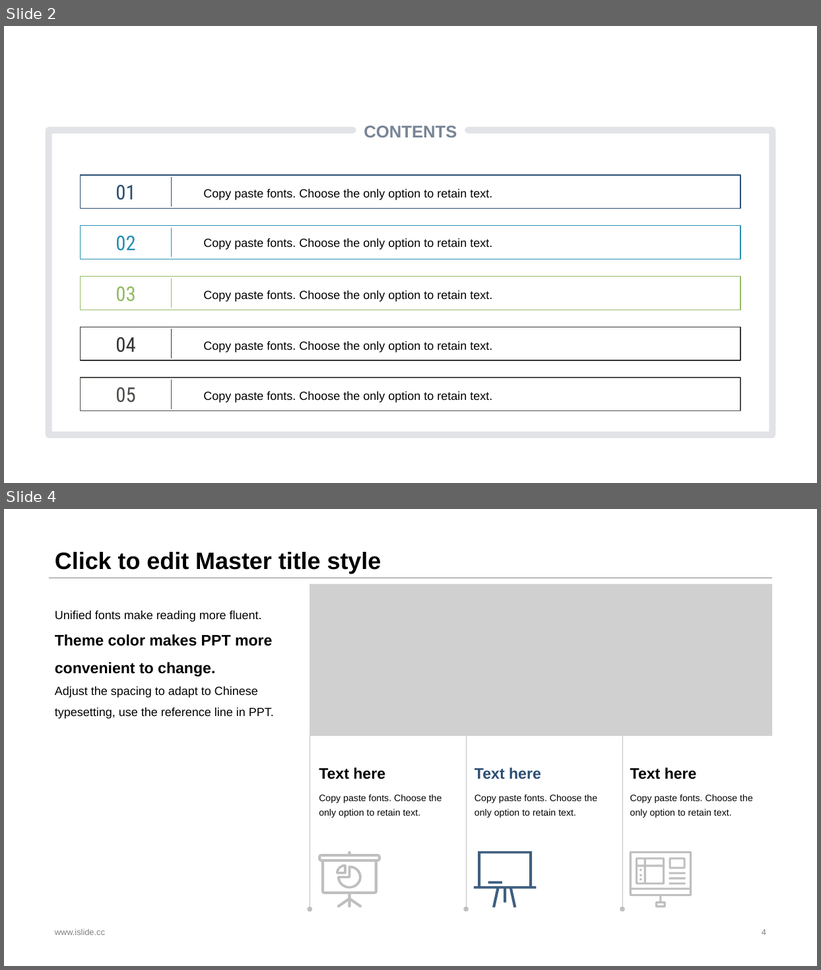
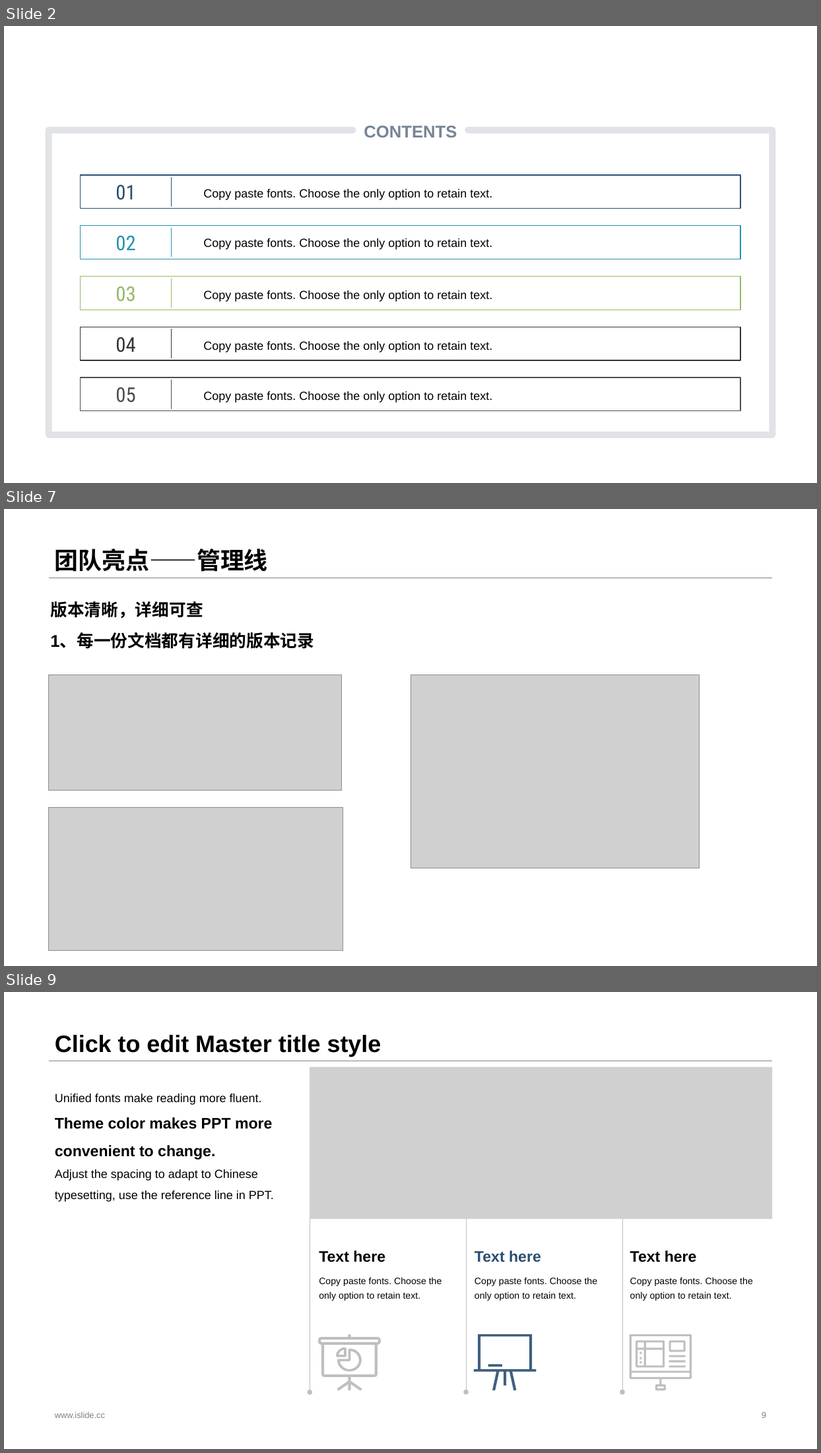
Before and after one commit to sebuaa2019/Team108, a slide deck: 申优答辩工作/申优答辩/Team108-申优答辩.pptx. Shown one above the other, each under a label of ours: slides 2 and 4 before the commit, slides 2, 7 and 9 after it; the slides between them are not shown. The pictures are 821x970 and 821x1453 pixels, drawn with LibreOffice and Linux fonts; fonts in the diff are those of the drawing; grey boxes stand for pictures. Boxes give left, top, right and bottom in pixels: in the first picture for what was removed or moved away, otherwise in the second. Text is boxed around its words. In the diff, an @@ line names an element or a change of style, - is before the commit and + after.

```diff
--- a/申优答辩工作/申优答辩/Team108-申优答辩.pptx
+++ b/申优答辩工作/申优答辩/Team108-申优答辩.pptx
@@ slide 7 added at [4,509,817,966], background #FFFFFF; not listed: 1 template element that a slide beside it also shows @@
@@ title added at [55,549,268,572], 28 pt, text #000000, bold @@
+团队亮点——管理线
@@ text added at [50,601,314,649], 20 pt, text #000000, bold @@
+版本清晰，详细可查
+1、每一份文档都有详细的版本记录
@@ picture added at [48,675,341,791] @@
@@ picture added at [411,675,700,868] @@
@@ picture added at [48,808,343,951] @@
@@ what was slide 4 is now slide 9 @@
@@ page number at [762,1412,766,1418]: text changed @@
-4
+9
```
Also in this commit, not shown: 1 slide changed, 4 other slides added.
